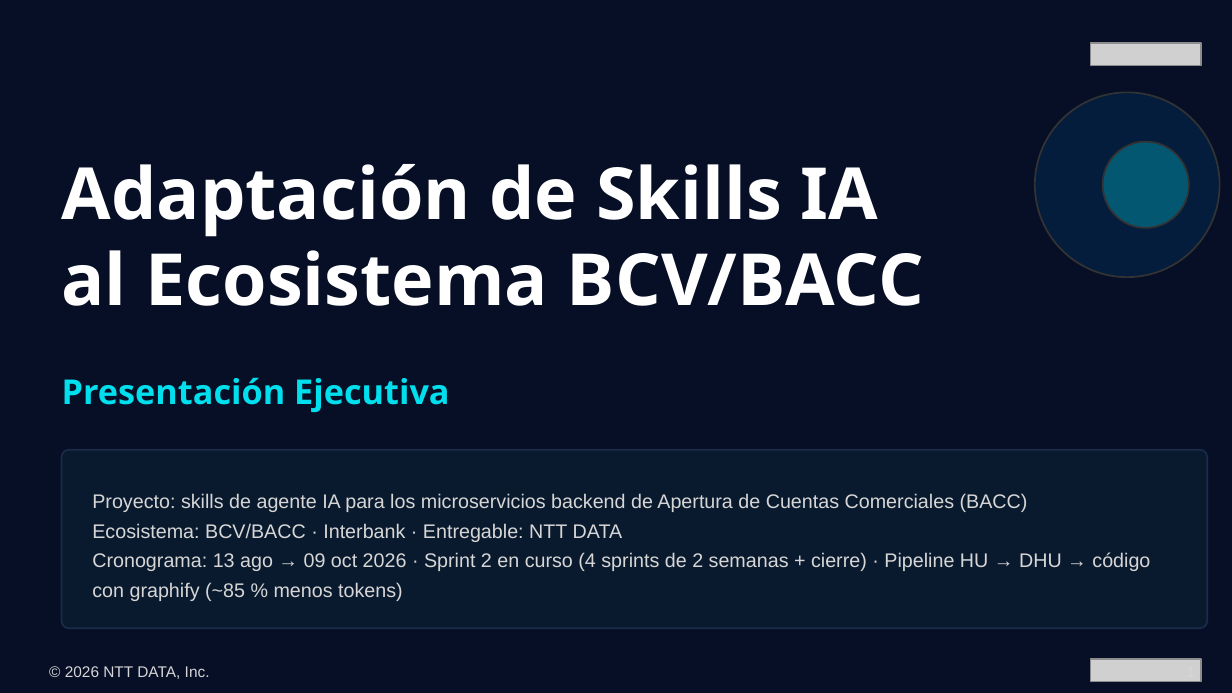
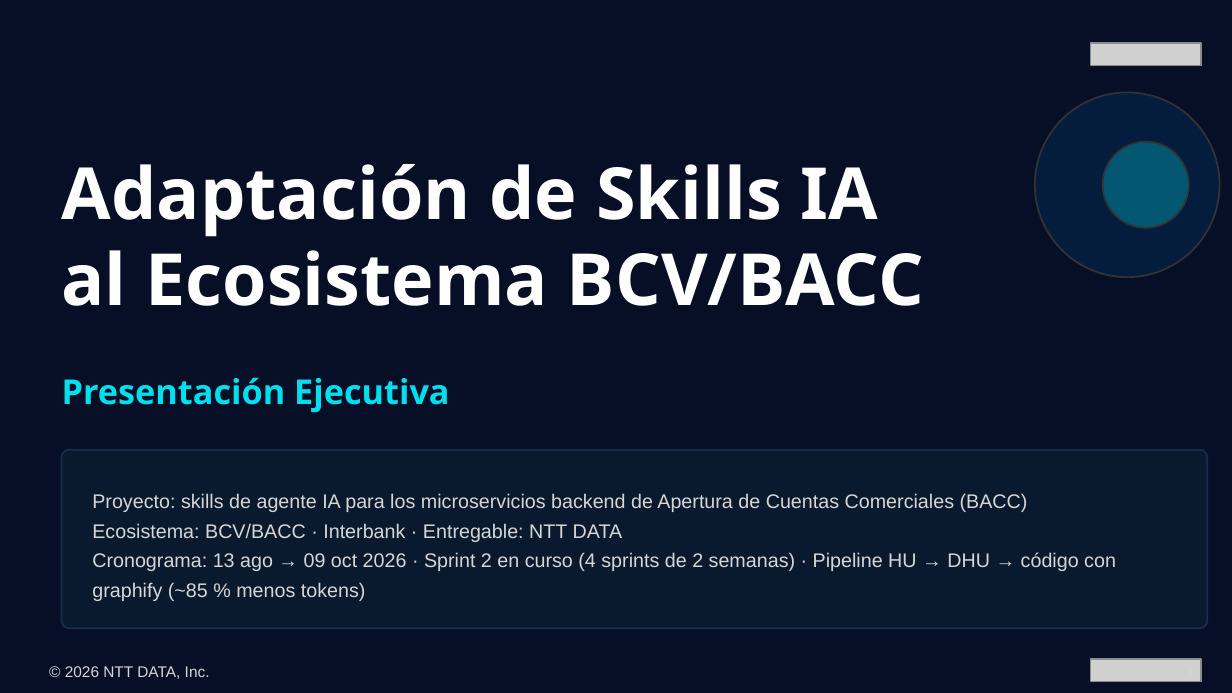
Before and after one commit to Jose-Mejia-NTT/skills-assi-comercial, a slide deck: slide 1 of presentations/presentacion-ejecutiva-skills-ia-bcv-v2.pptx. Drawn at 1232x693 pixels with LibreOffice and Linux fonts; fonts in the diff are those of the drawing; grey boxes stand for pictures. Boxes give left, top, right and bottom in pixels: in the first picture for what was removed or moved away, otherwise in the second. Text is boxed around its words. In the diff, an @@ line names an element or a change of style, - is before the commit and + after.

```diff
--- a/presentations/presentacion-ejecutiva-skills-ia-bcv-v2.pptx
+++ b/presentations/presentacion-ejecutiva-skills-ia-bcv-v2.pptx
@@ text at (92,552,1116,601): text changed @@
-Cronograma: 13 ago → 09 oct 2026 · Sprint 2 en curso (4 sprints de 2 semanas + cierre) · Pipeline HU → DHU → código con graphify (~85 % menos tokens)
+Cronograma: 13 ago → 09 oct 2026 · Sprint 2 en curso (4 sprints de 2 semanas) · Pipeline HU → DHU → código con graphify (~85 % menos tokens)
```
Also in this commit, not shown: 3 other slides changed, 5 other files.
